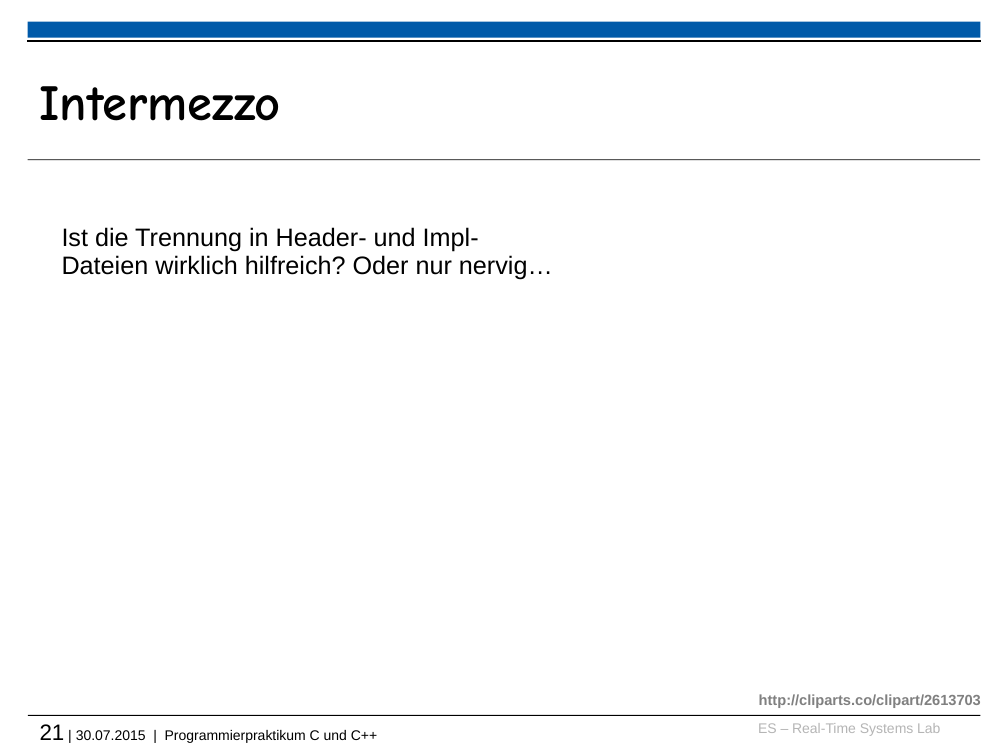
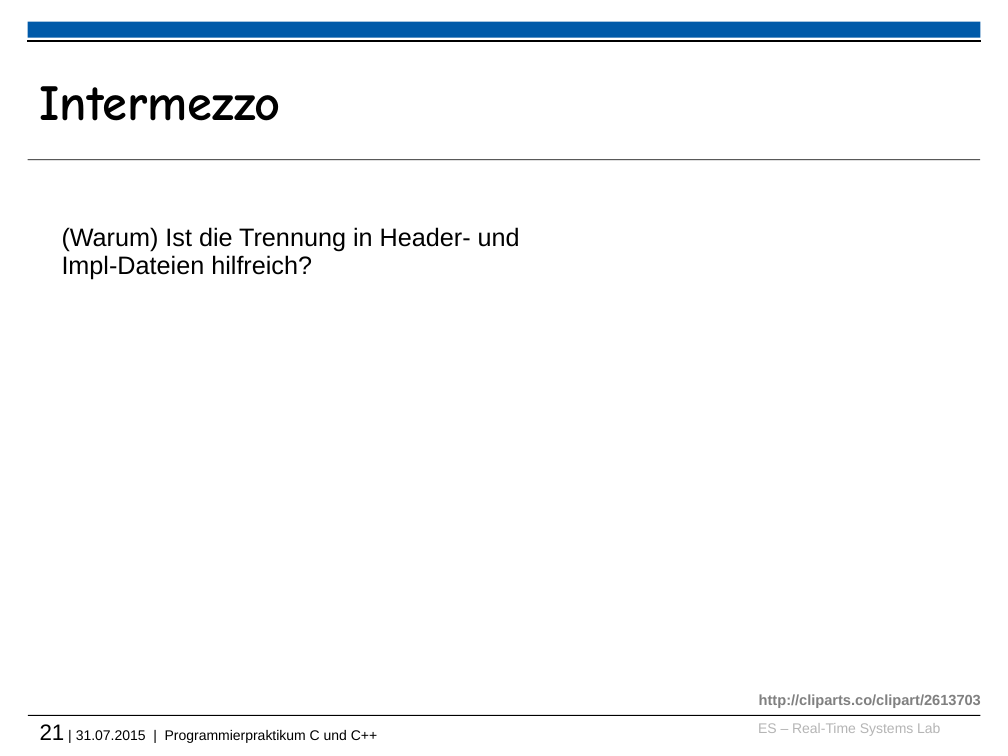
Before and after one commit to h82k/tud-cppp, a slide deck: slide 21 of vorlesung/cppp_lecture.pptx. Drawn at 1008x756 pixels with LibreOffice and Linux fonts; fonts in the diff are those of the drawing; background and template pictures are left out. Boxes give left, top, right and bottom in pixels: in the first picture for what was removed or moved away, otherwise in the second. Text is boxed around its words. In the diff, an @@ line names an element or a change of style, - is before the commit and + after.

```diff
--- a/vorlesung/cppp_lecture.pptx
+++ b/vorlesung/cppp_lecture.pptx
@@ text at (62, 227, 520, 280): text changed @@
-Ist die Trennung in Header- und Impl-Dateien wirklich hilfreich? Oder nur nervig…
+(Warum) Ist die Trennung in Header- und Impl-Dateien hilfreich?
@@ text at (40, 724, 377, 743): text changed @@
-21 | 30.07.2015 | Programmierpraktikum C und C++
+21 | 31.07.2015 | Programmierpraktikum C und C++
```
Also in this commit, not shown: 15 other slides changed, 1 other file.
